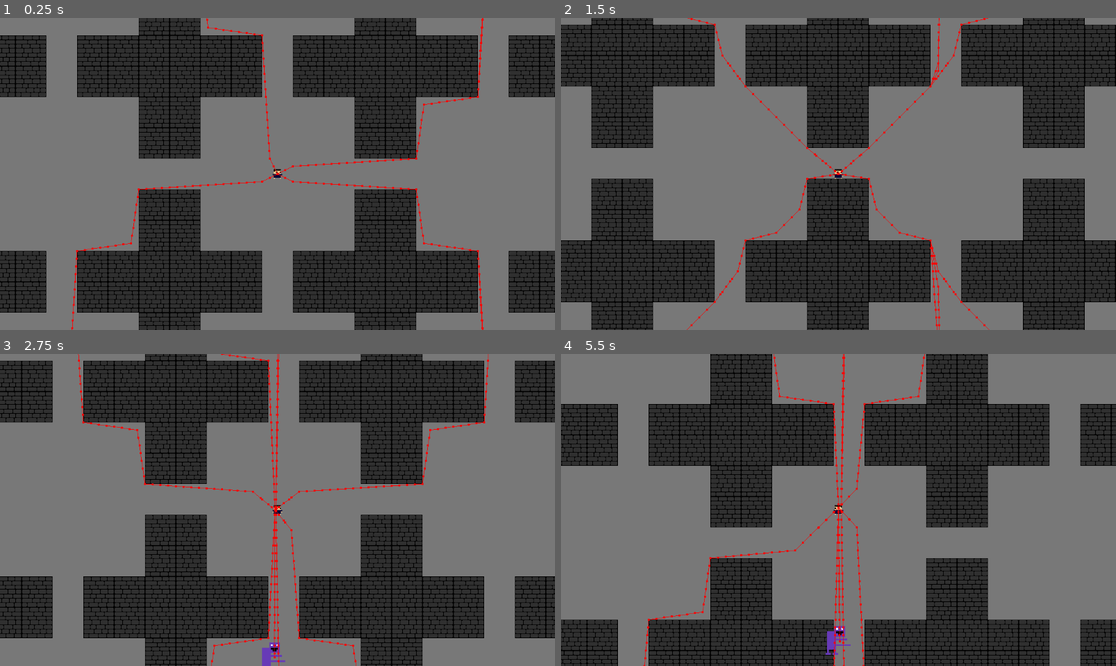
Above: before the commit, frames 1-4 (two rows, left to right).
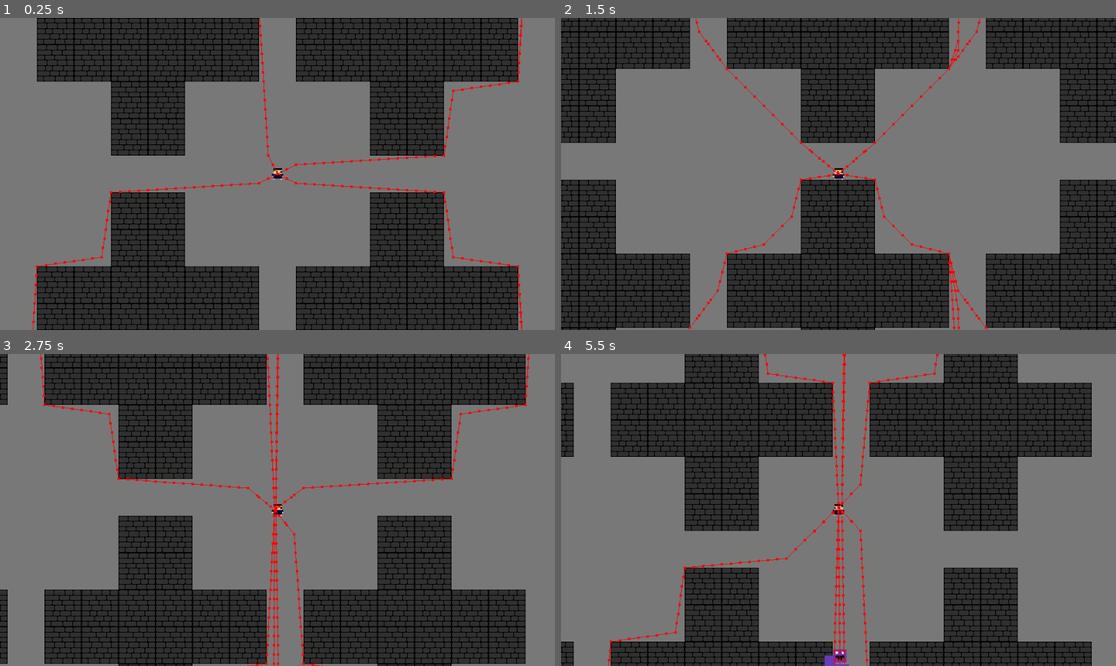
Above: after the commit, the same moments.

Repository: hoalex21/kyjam1
Game: Godot game, scene res://main.tscn
Same seed, same stepped clock (60 frames per second), same inputs: the game is played once before the commit and once after it.
Inputs:
- Up to frame 1 (0.25 s): no input
- Up to frame 2 (1.5 s): tap Enter at 0.5 s; hold D (right) 0.53-1.28 s; hold S (down) from 1.28 s (still down)
- Up to frame 3 (2.75 s): tap Space at 2 s; release S (down) at 2.03 s; hold D (right) from 2.03 s (still down)
- Up to frame 4 (5.5 s): release D (right) at 2.78 s; hold W (up) 2.78-3.53 s; hold A (left) 3.53-5.03 s; tap Enter at 4.25 s; hold S (down) from 5.03 s (still down)

The runs differ from the first frame. In frame 1, 37% of the frame differs, in the area x 0-100%, y 0-100%; in frame 2, 40%; in frame 3, 38%; in frame 4, 35%.

Commit message:
change screen size to 960x540

Diff:
--- a/project.godot
+++ b/project.godot
@@ -14,6 +14,11 @@
 run/main_scene="res://main.tscn"
 config/features=PackedStringArray("4.1", "Forward Plus")
 config/icon="res://icon.svg"
+
+[display]
+
+window/size/viewport_width=960
+window/size/viewport_height=540
 
 [input]
 
